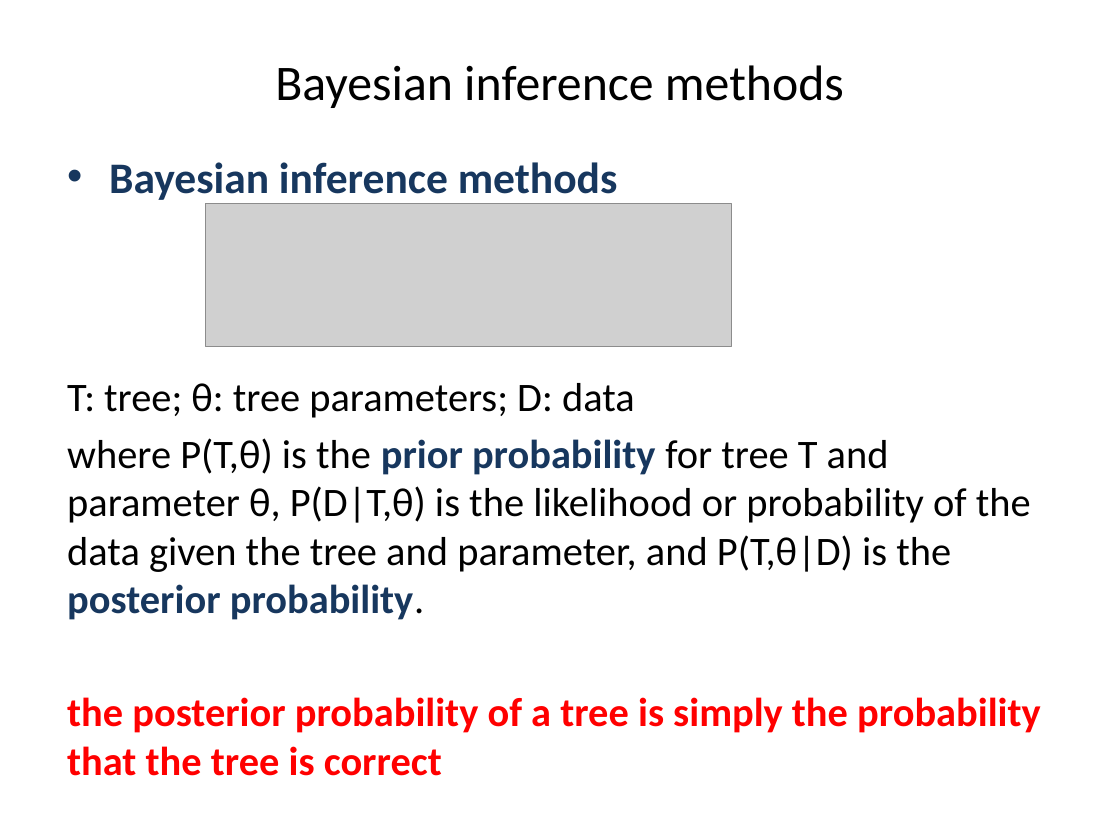
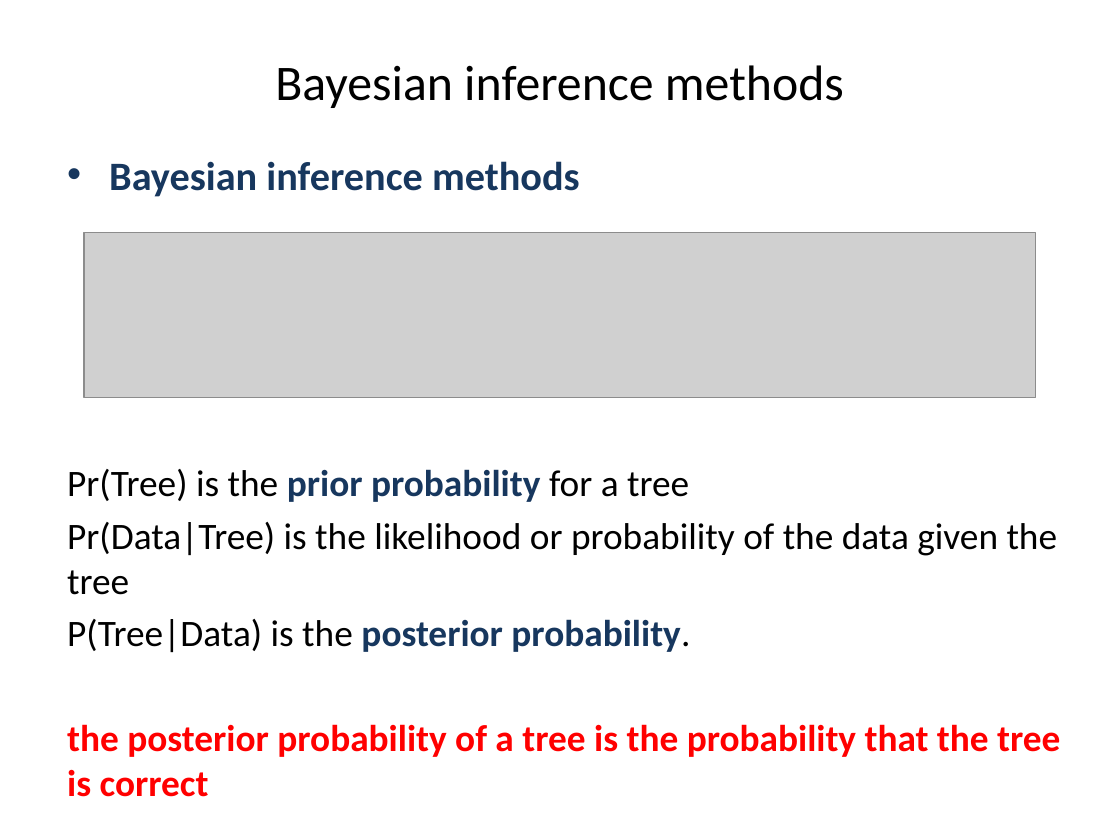
Before and after one commit to liu3zhenlab/teaching, a slide deck: slide 28 of PLPTH813Bioinformatis/2023/lectures/lecture10_phylogeny.pptx (slide 27 before the commit). Drawn at 1120x840 pixels with LibreOffice and Linux fonts; fonts in the diff are those of the drawing; grey boxes stand for pictures. Boxes give left, top, right and bottom in pixels: in the first picture for what was removed or moved away, otherwise in the second. Text is boxed around its words. In the diff, an @@ line names an element or a change of style, - is before the commit and + after.

```diff
--- a/PLPTH813Bioinformatis/2023/lectures/lecture10_phylogeny.pptx
+++ b/PLPTH813Bioinformatis/2023/lectures/lecture10_phylogeny.pptx
@@ text at [109,161,580,197]: size 28 to 25.9 pt in "Bayesian inference methods" @@
@@ picture removed at [205,204,731,346] @@
@@ picture added at [84,233,1036,398] @@
@@ text at [67,469,1060,797]: text changed; size 26 to 24.1 pt; bold on @@
-T: tree; θ: tree parameters; D: data
-where P(T,θ) is the prior probability for tree T and parameter θ, P(D|T,θ) is the likelihood or probability of the data given the tree and parameter, and P(T,θ|D) is the posterior probability.
-the posterior probability of a tree is simply the probability that the tree is correct
+Pr(Tree) is the prior probability for a tree
+Pr(Data|Tree) is the likelihood or probability of the data given the tree
+P(Tree|Data) is the posterior probability.
+the posterior probability of a tree is the probability that the tree is correct
```
Also in this commit, not shown: 5 other slides changed, 1 slide added, 3 other files.
